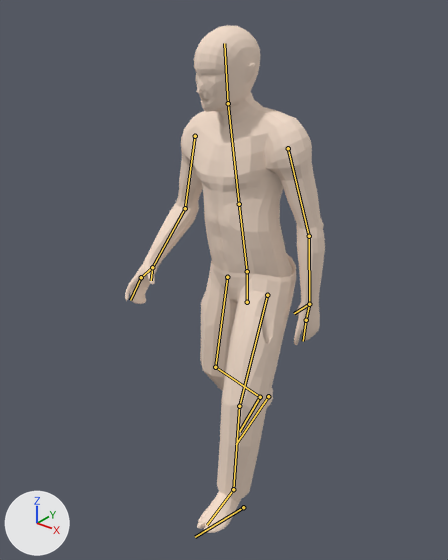
Renders of the Blender file Madhouse/Assets/Models/Agent_modeled_half_mirror .blend from each side of a commit.
Camera for both pictures: a 50 mm camera at (2.91, -3.84, 4.41) aimed at (-0.13, -0.04, 2.05). Lighting does not change. The marker at lower left points along +X, +Y and +Z. Both versions are drawn at frame 13 of the action 'Walk_Standing'; the numbers are the values there. The bones that bend it are drawn over the model as lines.
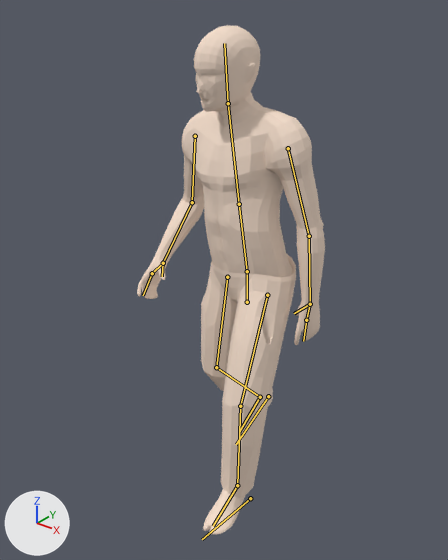
The change in detail:
Bone 'Bone' (bone_bone) moves from (-0.12, 1.57, -0.88) to (-0.06, 1.3, -0.88).
Bone 'Bone' (bone_bone) turns from (-4, 1, -12) to (-4, 1, 0) degrees about its own x, y and z.
Bone 'Arm IK.r.001' (bone_arm_ik_r_001) moves from (1.27, -0.78, -0.35) to (1.27, -0.46, -0.35).

Changed parts and their boxes [x1, y1, x2, y2] in the pictures (448 x 560 px):
'Cube.001', posed: before [125, 25, 325, 533]; after [137, 25, 325, 535]
bone 'Bone', root to tip: before (243, 507) to (195, 537); after (250, 498) to (202, 539)
